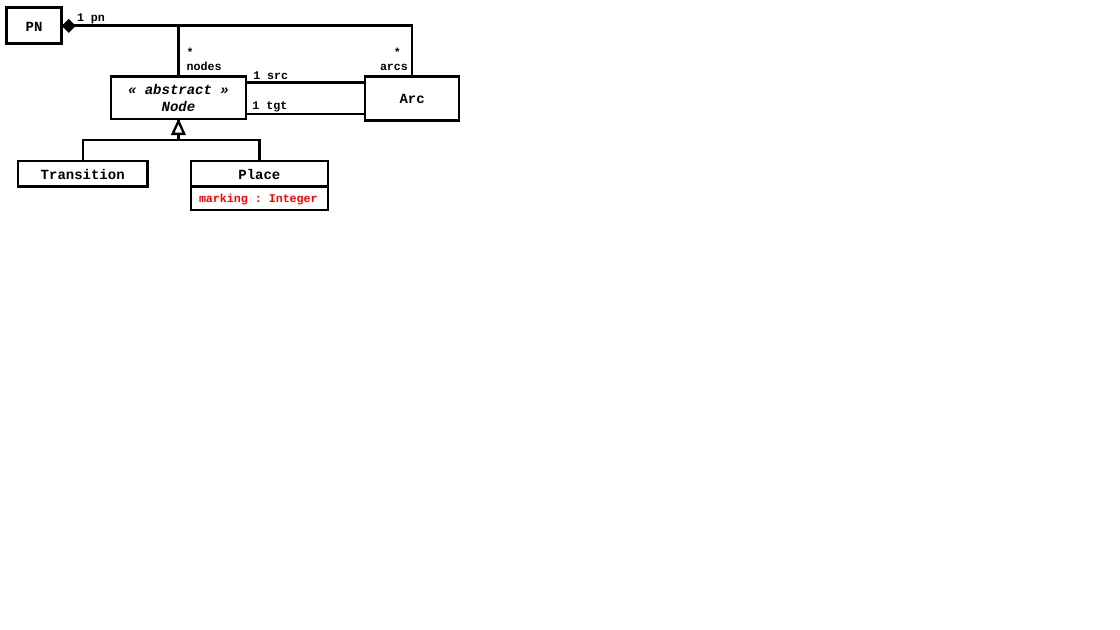
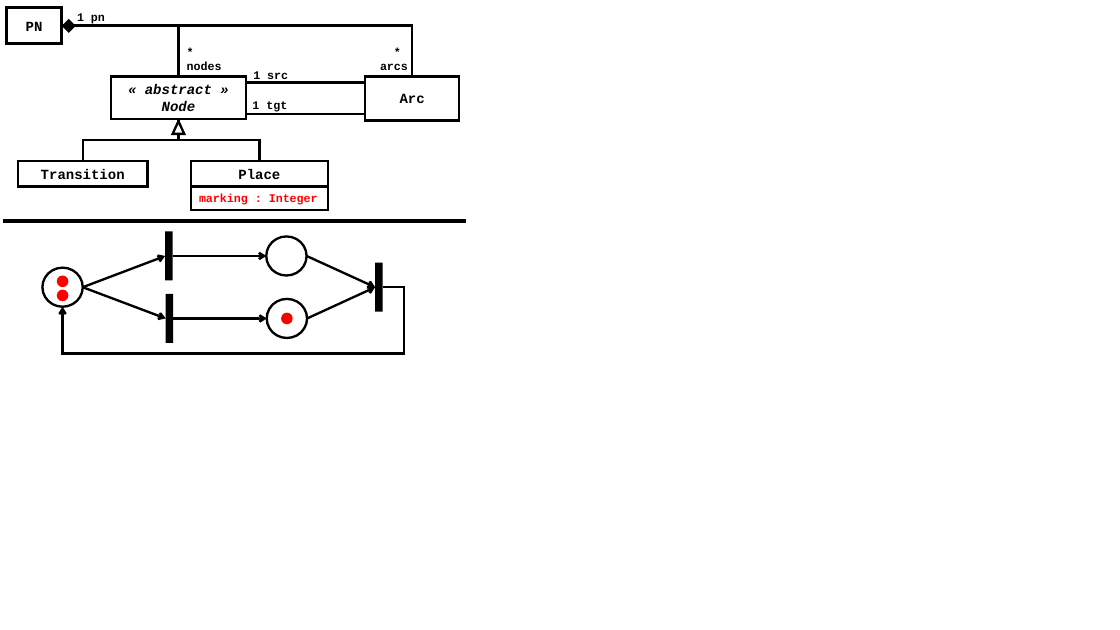
Before and after one commit to moussaamrani/2022.AniGraphL, a slide deck: slide 1 of img/PN_MM.pptx. Drawn at 1120x630 pixels with LibreOffice and Linux fonts; fonts in the diff are those of the drawing. Boxes give left, top, right and bottom in pixels: in the first picture for what was removed or moved away, otherwise in the second. Text is boxed around its words. In the diff, an @@ line names an element or a change of style, - is before the commit and + after.

```diff
--- a/img/PN_MM.pptx
+++ b/img/PN_MM.pptx
@@ line added from (3, 221) to (465, 221), #000000 3 pt @@
@@ rectangle added at box(166, 232, 173, 281), fill #000000 @@
@@ ellipse added at box(266, 236, 307, 276), outline #000000 2 pt @@
@@ ellipse added at box(42, 268, 82, 308), outline #000000 2 pt @@
@@ arrow added from (83, 287) to (166, 256), #000000 2 pt @@
@@ arrow added from (173, 256) to (266, 256), #000000 2 pt @@
@@ arrow added from (307, 256) to (376, 287), #000000 2 pt @@
@@ rectangle added at box(376, 263, 383, 312), fill #000000 @@
@@ ellipse added at box(57, 276, 69, 287), fill #FF0000 @@
@@ ellipse added at box(57, 290, 69, 302), fill #FF0000 @@
@@ elbow arrow added from (383, 287) to (63, 307), #000000 2 pt @@
@@ arrow added from (83, 287) to (166, 318), #000000 2 pt @@
@@ rectangle added at box(166, 294, 173, 343), fill #000000 @@
@@ ellipse added at box(267, 299, 308, 339), outline #000000 2 pt @@
@@ arrow added from (308, 318) to (376, 287), #000000 2 pt @@
@@ arrow added from (173, 318) to (267, 318), #000000 2 pt @@
@@ ellipse added at box(281, 313, 293, 324), fill #FF0000 @@
```
Also in this commit, not shown: 7 other files.
